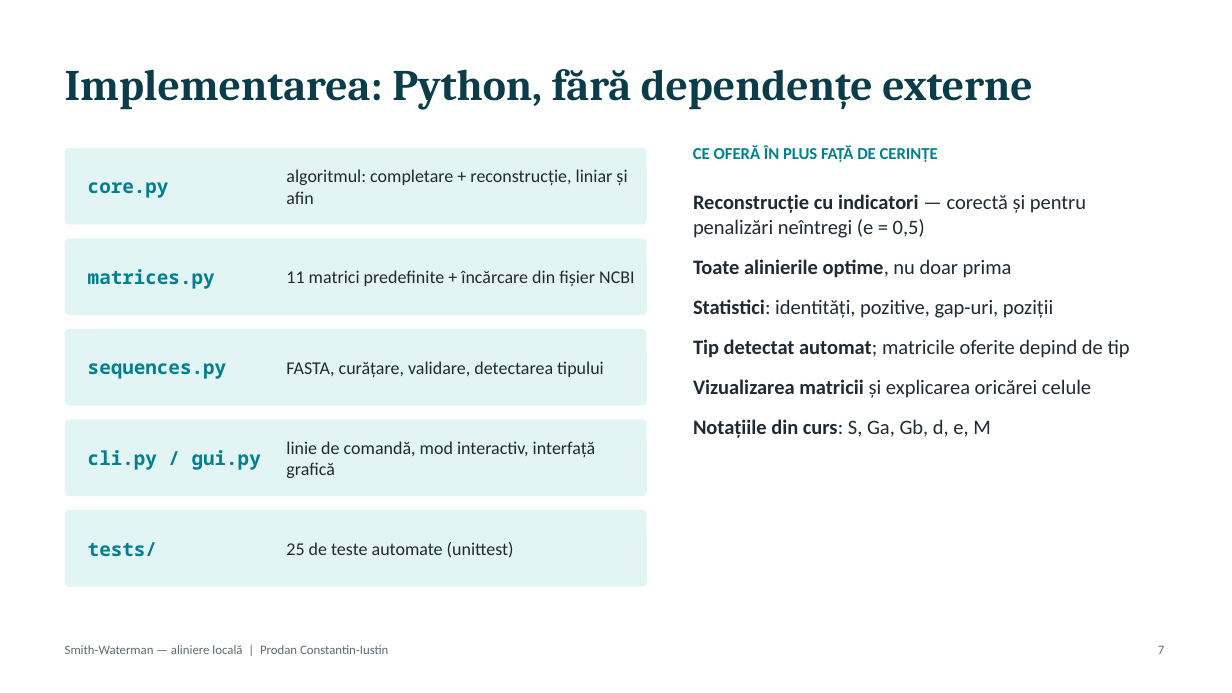
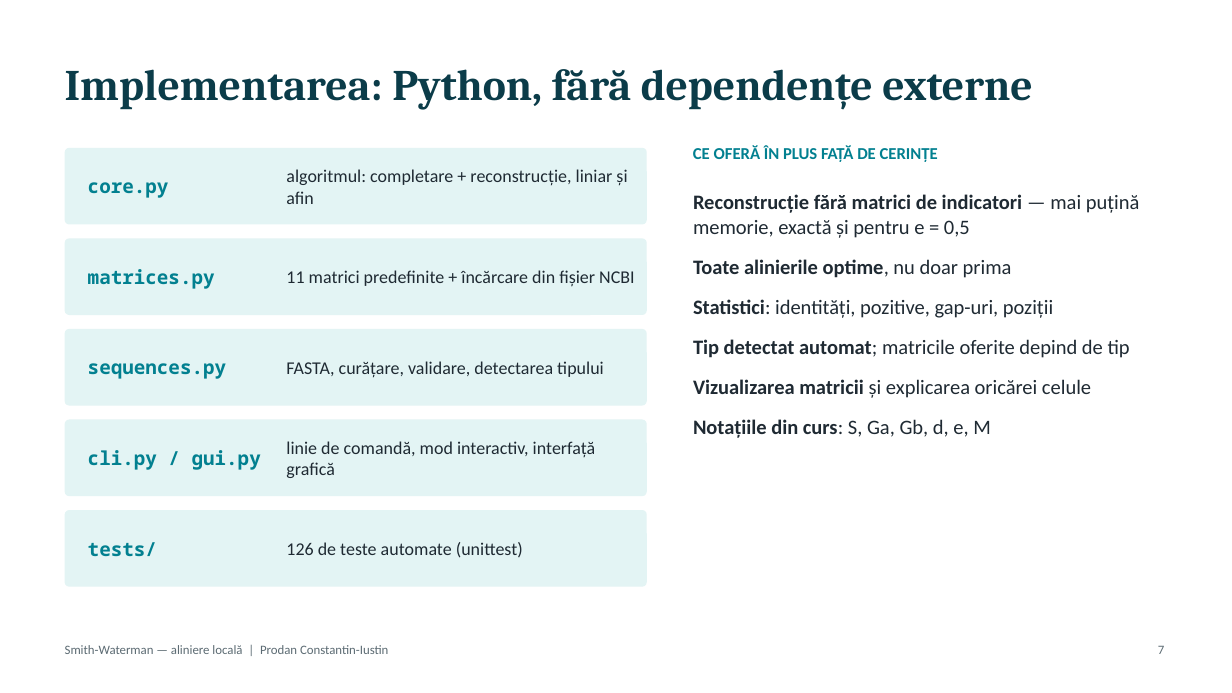
Before and after one commit to YUStulinu/Smith-Waterman_Algorithm, a slide deck: slide 7 of docs/Prezentare_Smith-Waterman.pptx. Drawn at 1232x693 pixels with LibreOffice and Linux fonts; fonts in the diff are those of the drawing. Boxes give left, top, right and bottom in pixels: in the first picture for what was removed or moved away, otherwise in the second. Text is boxed around its words. In the diff, an @@ line names an element or a change of style, - is before the commit and + after.

```diff
--- a/docs/Prezentare_Smith-Waterman.pptx
+++ b/docs/Prezentare_Smith-Waterman.pptx
@@ text at box(693, 194, 1140, 238): text changed @@
-Reconstrucție cu indicatori — corectă și pentru penalizări neîntregi (e = 0,5)
+Reconstrucție fără matrici de indicatori — mai puțină memorie, exactă și pentru e = 0,5
@@ text at box(286, 542, 523, 558): text changed @@
-25 de teste automate (unittest)
+126 de teste automate (unittest)
```
Also in this commit, not shown: 1 other slide changed, 5 other files.
